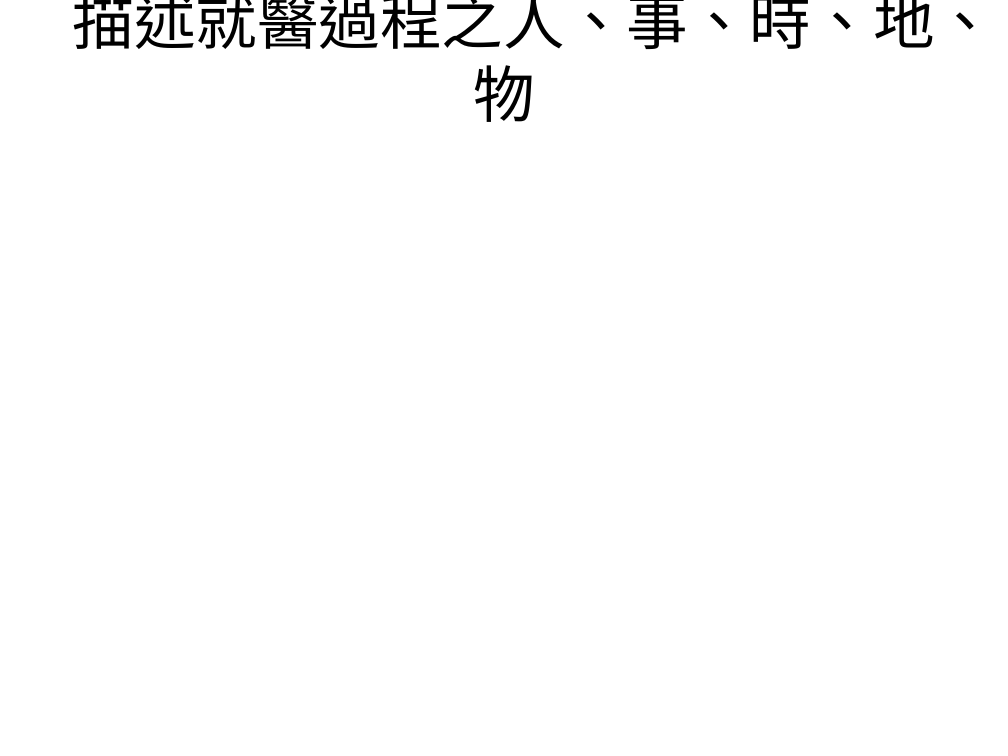
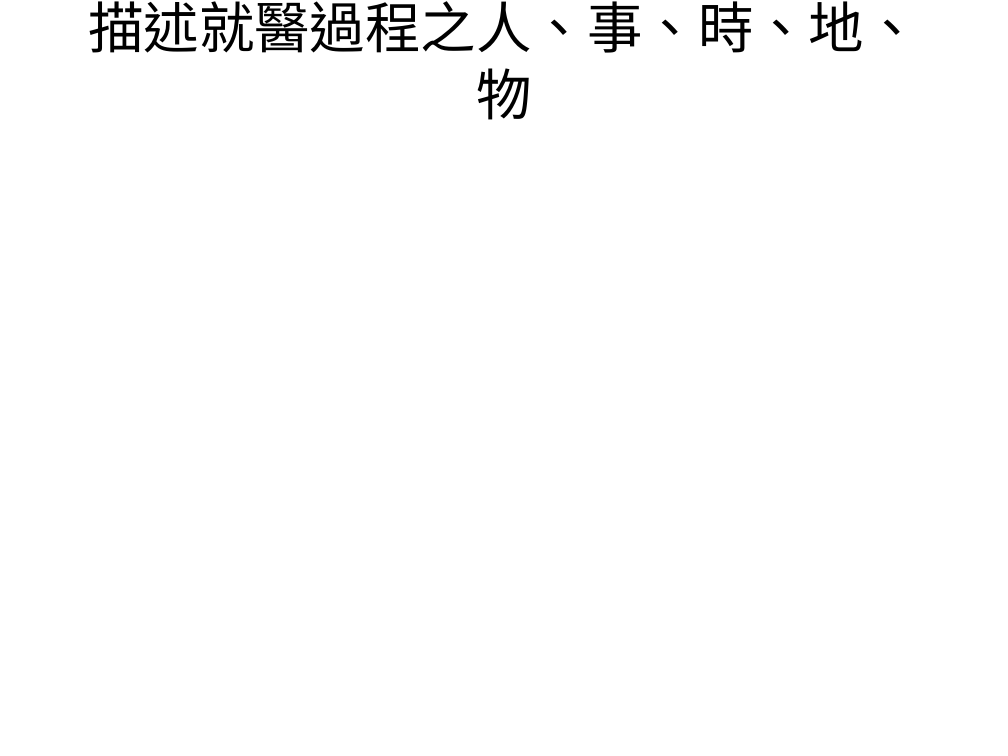
Before and after one commit to mos2718/FHIRspec, a slide deck: slide 24 of Spec/Encounter.pptx (slide 5 before the commit). Drawn at 1008x756 pixels with LibreOffice and Linux fonts; fonts in the diff are those of the drawing. Boxes give left, top, right and bottom in pixels: in the first picture for what was removed or moved away, otherwise in the second. Text is boxed around its words. In the diff, an @@ line names an element or a change of style, - is before the commit and + after.

```diff
--- a/Spec/Encounter.pptx
+++ b/Spec/Encounter.pptx
@@ title "描述就醫過程之人、事、時、地、物" at [88,1,920,120]: size 44 to 39.6 pt @@
```
Also in this commit, not shown: 19 slides added, 6 other files.
